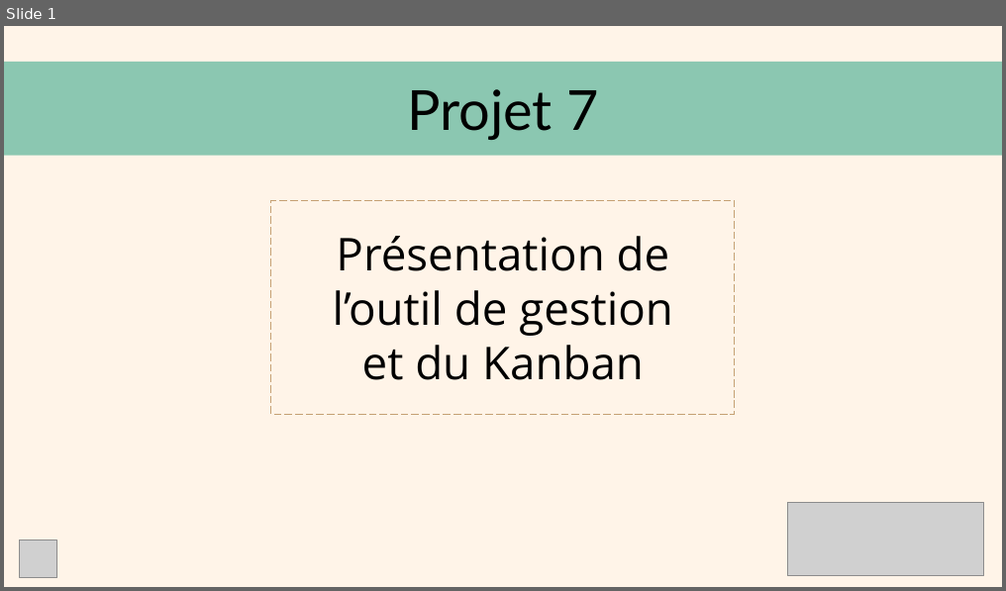
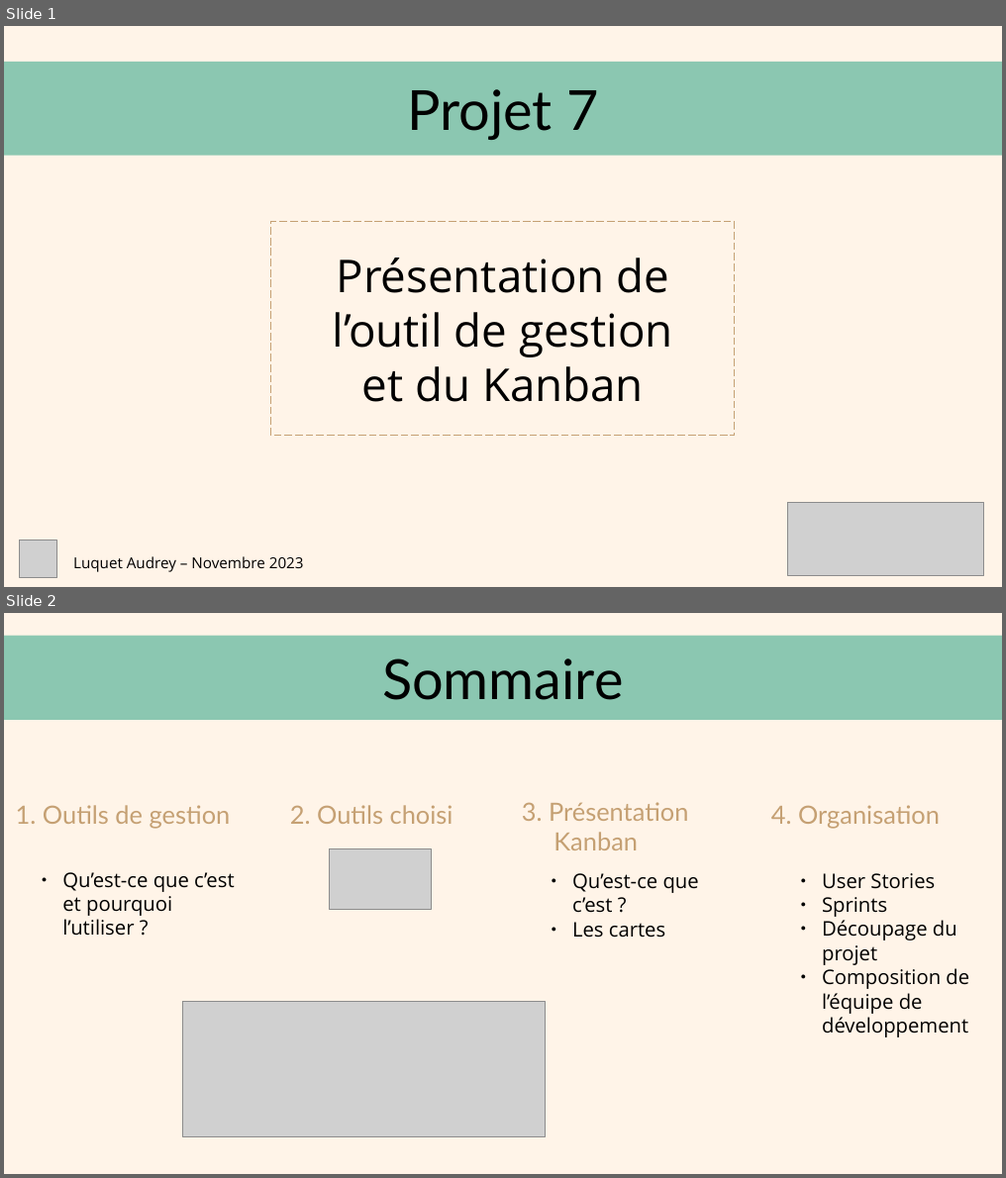
Before and after one commit to AudreyYuedra/MenuMaker-Qwenta_OC_P7, a slide deck: PPT Trello_Kanban.odp. Shown one above the other, each under a label of ours: slide 1 before the commit, slides 1 and 2 after it. The pictures are 1006x591 and 1006x1178 pixels, drawn with LibreOffice and Linux fonts; fonts in the diff are those of the drawing; grey boxes stand for pictures. Boxes give left, top, right and bottom in pixels: in the first picture for what was removed or moved away, otherwise in the second. Text is boxed around its words. In the diff, an @@ line names an element or a change of style, - is before the commit and + after.

Commit message:
Finition PPT Kanban + PDF

```diff
--- a/PPT Trello_Kanban.odp
+++ b/PPT Trello_Kanban.odp
@@ slide 2 added at <box>4,613,1002,1174</box>, background #FFF4E8 @@
@@ title added at <box>4,636,1002,720</box>, fill #8BC7B1, 44 pt, text #000000 @@
+Sommaire
@@ text added at <box>16,805,231,828</box>, 20 pt, text #C5A073 @@
+1. Outils de gestion
@@ text added at <box>290,805,453,824</box>, 20 pt, text #C5A073 @@
+2. Outils choisi
@@ text added at <box>522,802,689,851</box>, 20 pt, text #C5A073 @@
+3. Présentation
+Kanban
@@ text added at <box>771,805,940,828</box>, 20 pt, text #C5A073 @@
+4. Organisation
@@ picture added at <box>329,850,432,909</box> @@
@@ text added at <box>62,872,234,936</box>, 16 pt, text #000000 @@
+● Qu’est-ce que c’est et pourquoi l’utiliser ?
@@ text added at <box>572,873,699,938</box>, 16 pt, text #000000 @@
+● Qu’est-ce que c’est ?
+● Les cartes
@@ text added at <box>822,873,969,1038</box>, 16 pt, text #000000 @@
+● User Stories
+● Sprints
+● Découpage du projet
+● Composition de l’équipe de développement
@@ picture added at <box>182,1001,546,1137</box> @@
@@ slide 1 changed as well @@
@@ subtitle "Présentation de": place and size @@
-subtitle "Présentation de" at <box>271,201,735,414</box>
+subtitle "Présentation de" at <box>271,222,735,436</box>
@@ text added at <box>73,557,304,572</box>, 12 pt, text #000000 @@
+Luquet Audrey – Novembre 2023
```
Also in this commit, not shown: 5 other slides changed, 4 other slides added, 2 slides removed, 1 other file.
